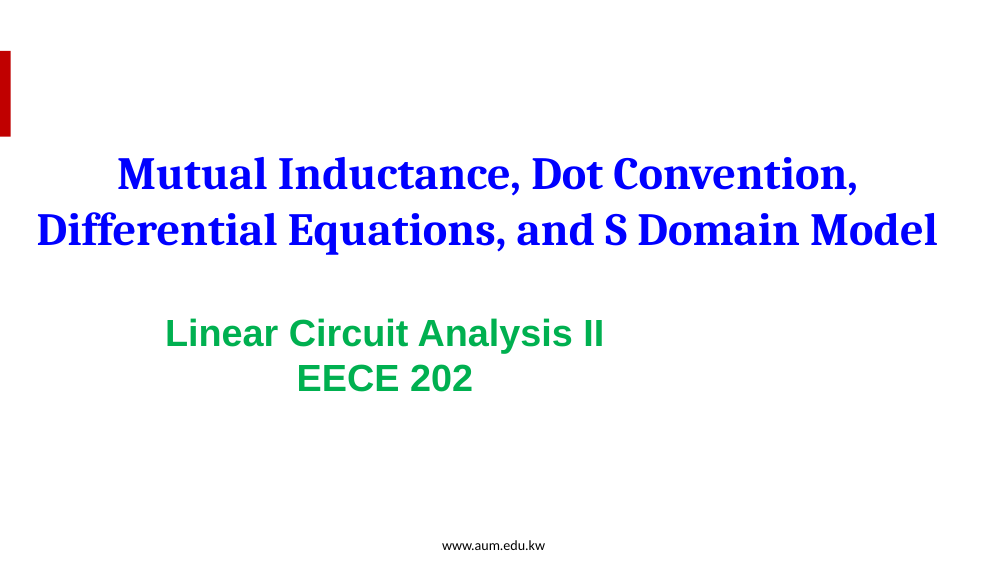
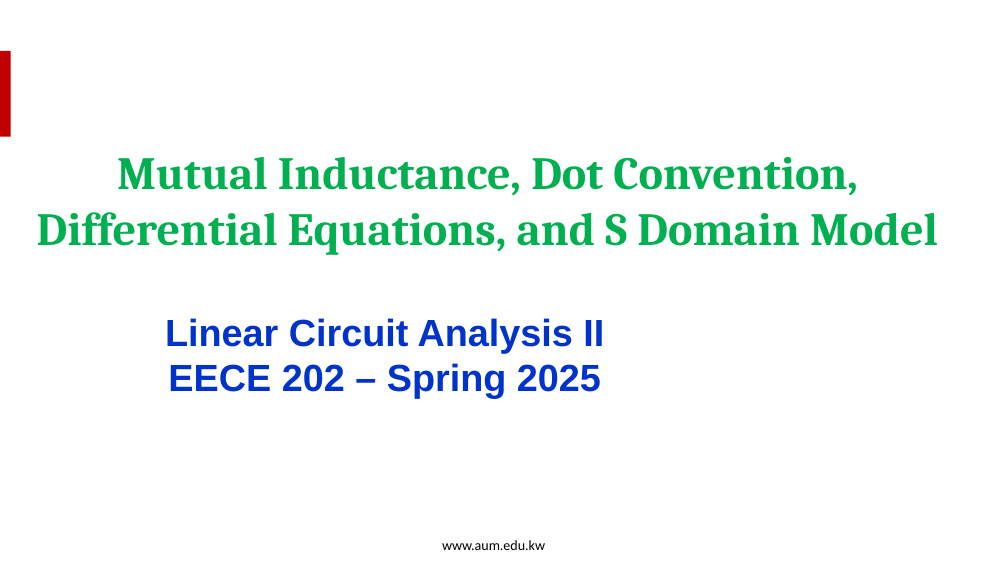
Before and after one commit to salmanrazzaq1993/AUM-WORK, a slide deck: slide 1 of PP WORK/Instructor Version/Week 12/Week 12 Lecture 2 -Mutual inductance.pptx. Drawn at 1008x567 pixels with LibreOffice and Linux fonts; fonts in the diff are those of the drawing; background and template pictures are left out. Boxes give left, top, right and bottom in pixels: in the first picture for what was removed or moved away, otherwise in the second. Text is boxed around its words. In the diff, an @@ line names an element or a change of style, - is before the commit and + after.

```diff
--- a/PP WORK/Instructor Version/Week 12/Week 12 Lecture 2 -Mutual inductance.pptx
+++ b/PP WORK/Instructor Version/Week 12/Week 12 Lecture 2 -Mutual inductance.pptx
@@ text "Mutual Inductance, Dot Convention, Differential ..." at [37,157,938,255]: text colour #0000FF to #00B050 @@
@@ text at [165,318,604,353]: text colour #00B050 to #0033CC in "Linear Circuit Analysis II" @@
@@ text at [168,363,601,399]: text changed; text colour #00B050 to #0033CC @@
-EECE 202
+EECE 202 – Spring 2025
```
Also in this commit, not shown: 17 other slides changed, 8 slides added.
